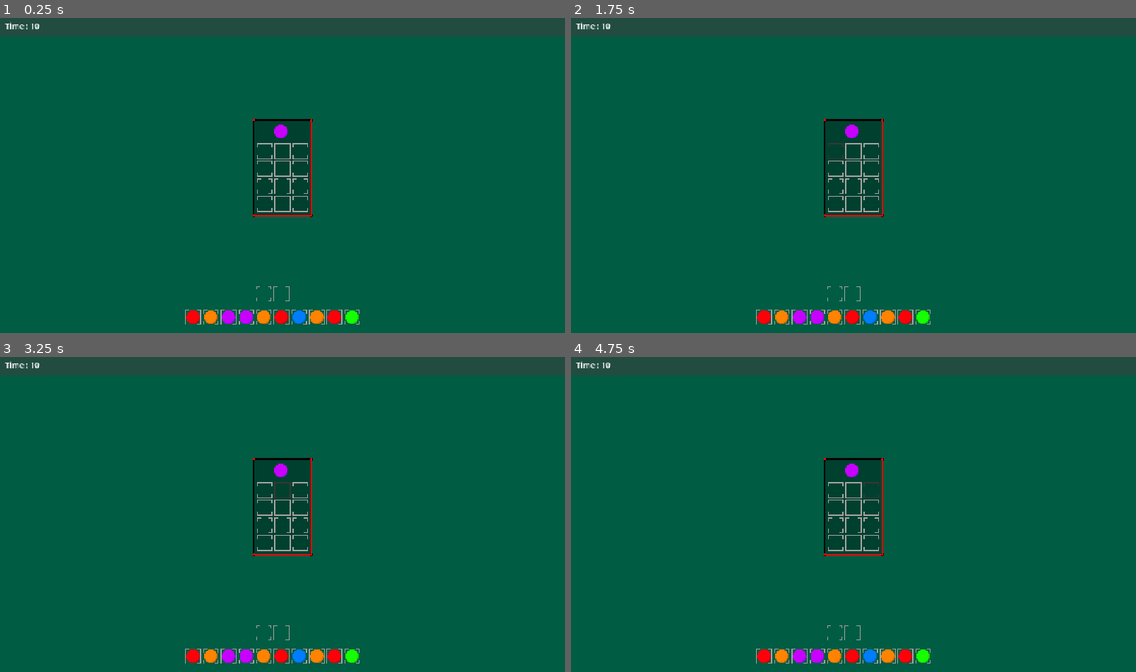
Above: before the commit, frames 1-4 (two rows, left to right).
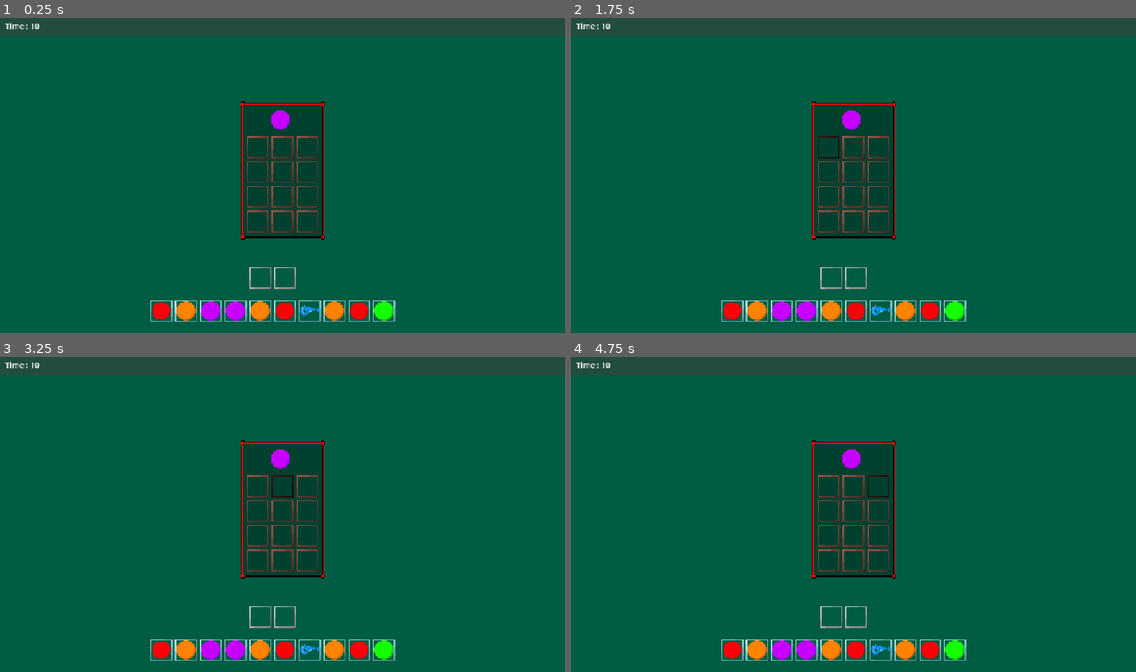
Above: after the commit, the same moments.

Repository: TobiHudi/Liberio
Game: Godot game, scene res://scenes/levels/main.tscn
The game is run twice, just before and just after one commit, with the same random seed, the same clock (stepped at 60 frames per second) and the same inputs.
Inputs (mouse positions are in pixels of both pictures, inside the frame that each line leads up to):
- Up to frame 1 (0.25 s): no input
- Up to frame 2 (1.75 s): click (836, 150) at 0.52 s; click (830, 147) at 1.27 s
- Up to frame 3 (3.25 s): click (282, 489) at 2.02 s; click (282, 486) at 2.77 s
- Up to frame 4 (4.75 s): click (870, 489) at 3.52 s; click (876, 486) at 4.27 s

The runs differ from the first frame. In frame 1, 6.7% of the frame differs, in the area x 26-70%, y 26-98%; in frame 2, 6.7%; in frame 3, 6.7%; in frame 4, 6.7%.

Commit message:
Custom Texturen und größere UI
-Texturen für Inventar, Regal und Müll wurden Visuell eigen gemacht.

-UI Scale wurde um *0.4 ehöht.

Diff:
--- a/prototype-17082026/resources/scripts/game_logic/inventory_base.gd
+++ b/prototype-17082026/resources/scripts/game_logic/inventory_base.gd
@@ -1,7 +1,7 @@
 #Diese Klasse Erlaubt das, Überprüfen, auswechseln, aufnehmen und platzieren
 #von Items in einer Control Umgebung. game_manager und event_bus werden.
 class_name InventoryBase
-extends Node
+extends Control
 
 
 @export var inventory_slots : int = 5
@@ -20,6 +20,7 @@
 
 # Called when the node enters the scene tree for the first time.
 func _ready() -> void:
+	self.scale = Vector2(1.4, 1.4)
 	set_up_and_create_slots()		#Kreiert die Inventar Slots
 	add_container()
 func set_up_and_create_slots() -> void:
--- a/prototype-17082026/resources/scripts/game_logic/item_randomizer.gd
+++ b/prototype-17082026/resources/scripts/game_logic/item_randomizer.gd
@@ -4,7 +4,8 @@
 var to_spawn : Array[String] = ResourceTable.ITEMS
 var center_container : CenterContainer = CenterContainer.new()
 func _ready() -> void:
-
+	empty_slot_texture = load("res://assets/textures/products/inventory_slot.png")
+	fallback_texture =load("res://assets/textures/products/inventory_slot.png")
 	super._ready()
 
 	set_up_inventory()
--- a/prototype-17082026/resources/scripts/game_objects/shelf.gd
+++ b/prototype-17082026/resources/scripts/game_objects/shelf.gd
@@ -11,7 +11,8 @@
 var item_picture : TextureRect = TextureRect.new()
 
 func _ready() -> void:
-
+	empty_slot_texture = load("res://assets/textures/products/shelf_slot.png")
+	fallback_texture =load("res://assets/textures/products/shelf_slot.png")
 	super._ready()
 
 	slot_container.columns = 3
--- a/prototype-17082026/scenes/levels/main.tscn
+++ b/prototype-17082026/scenes/levels/main.tscn
@@ -23,9 +23,9 @@
 anchor_right = 0.5
 anchor_bottom = 0.5
 offset_left = -0.5
-offset_top = -13.5
+offset_top = -6.75
 offset_right = 0.5
-offset_bottom = 0.0
+offset_bottom = 6.75
 grow_horizontal = 2
 grow_vertical = 2
 bonus_time = 10.0
Binary file changed: prototype-17082026/assets/textures/products/blue_orb.png
Binary file changed: prototype-17082026/assets/textures/products/empty_slot.png
Binary file added: prototype-17082026/assets/textures/products/inventory_slot.png
Not shown, added: prototype-17082026/assets/textures/products/inventory_slot.png.import
Binary file changed: prototype-17082026/assets/textures/products/red_orb.png
Binary file added: prototype-17082026/assets/textures/products/shelf_slot.png
Not shown, added: prototype-17082026/assets/textures/products/shelf_slot.png.import
